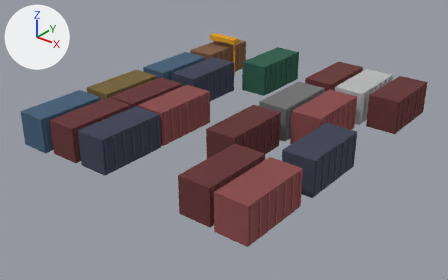
Renders of the glTF model data/models/board/scenery/saxarba/SMV_Seaport/SeaportSystem-01-Container-01-20Footer-1-05.glb from each side of a commit.
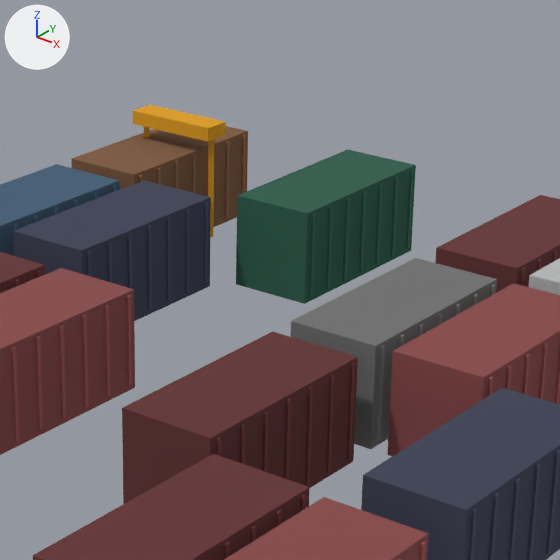
There are two pictures of each version: one whole from a 50 mm camera at (64.9, -84.3, 49.3) aimed at (-0.5, -2.6, -1.4), one close up on the part from 37% to 77% of the width and 0% to 63% of the height. The axes (+X, +Y, +Z) are drawn at upper left. The lights are the same throughout. The older version's two pictures come first. Where no turn or scale is listed for an object, it has been applied to the vertices. Vertices at exactly the same position are counted once.

Objects in the first close-up: 'SeaportSystem-01-Container-01-20Footer-1-05'.
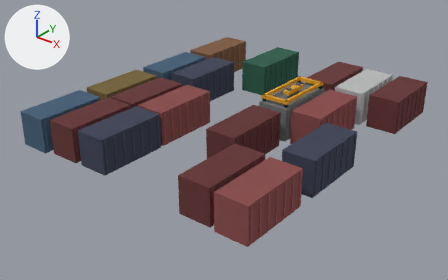
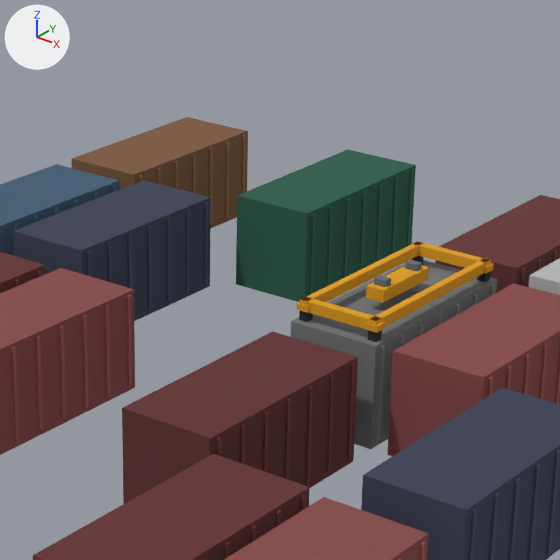
Commit message: seaport system

What differs and where, as boxes [x1, y1, x2, y2] in the close-ups (560 x 560 px; the box of a moved part takes in the faces that stretch with it):
'SeaportSystem-01-Container-01-20Footer-1-05', reshaped
    before: [0, 105, 560, 560]
    after: [0, 117, 560, 560]
part 1 of me_seaportsystem_01_container_01_20footer_1_05, added
    after: [368, 258, 491, 327]
part 2 of me_seaportsystem_01_container_01_20footer_1_05, added
    after: [299, 241, 423, 305]
part 3 of me_seaportsystem_01_container_01_20footer_1_05, added
    after: [300, 297, 382, 329]
part 4 of me_seaportsystem_01_container_01_20footer_1_05, added
    after: [368, 330, 382, 342]
part 5 of me_seaportsystem_01_container_01_20footer_1_05, added
    after: [365, 321, 385, 333]
part 6 of me_seaportsystem_01_container_01_20footer_1_05, added
    after: [299, 311, 313, 322]
part 7 of me_seaportsystem_01_container_01_20footer_1_05, added
    after: [297, 302, 309, 313]
part 8 of me_seaportsystem_01_container_01_20footer_1_05, added
    after: [413, 241, 491, 268]
part 9 of me_seaportsystem_01_container_01_20footer_1_05, added
    after: [477, 272, 490, 282]
part 10 of me_seaportsystem_01_container_01_20footer_1_05, added
    after: [484, 263, 494, 273]
part 11 of me_seaportsystem_01_container_01_20footer_1_05, added
    after: [411, 256, 423, 263]
part 12 of me_seaportsystem_01_container_01_20footer_1_05, moved or reshaped
    before: [133, 105, 225, 142]
    after: [366, 266, 429, 303]
part 13 of me_seaportsystem_01_container_01_20footer_1_05, added
    after: [374, 275, 391, 287]
part 14 of me_seaportsystem_01_container_01_20footer_1_05, added
    after: [405, 260, 422, 271]
part 15 of me_seaportsystem_01_container_01_20footer_1_05, deleted (mostly hidden)
    before: [144, 127, 150, 137]
part 16 of me_seaportsystem_01_container_01_20footer_1_05, deleted
    before: [208, 140, 214, 237]
part 17 of me_seaportsystem_01_container_01_20footer_1_05, recoloured (darker)
    both: [296, 260, 497, 345]

What changed in the scene script:
```text
Add mat_container_grabbers:
    mat_container_grabbers = bpy.data.materials.new('container-grabbers')
    mat_container_grabbers.use_nodes = True; mat_container_grabbers.node_tree.nodes.clear()
    _N = mat_container_grabbers.node_tree.nodes; _L = mat_container_grabbers.node_tree.links
    n0 = _N.new('ShaderNodeBsdfPrincipled'); n0.name = 'Principled BSDF'
    n0.inputs[2].default_value = 1.0  # 'Roughness'
    n1 = _N.new('ShaderNodeOutputMaterial'); n1.name = 'Material Output'
    n2 = _N.new('ShaderNodeVertexColor'); n2.name = 'Color Attribute'
    _L.new(n0.outputs[0], n1.inputs[0])  # 'BSDF' to 'Surface'
    _L.new(n2.outputs[0], n0.inputs[0])  # 'Color' to 'Base Color'
Change me_seaportsystem_01_container_01_20footer_1_05:
    remove me_seaportsystem_01_container_01_20footer_1_05.from_pydata(...)  # 2760 vertices, 4140 faces; spans x -25.6..24.7, y -28.6..30.6, z 0.0..8.5
    add me_seaportsystem_01_container_01_20footer_1_05.from_pydata(...)  # 2856 vertices, 4284 faces; spans x -25.6..24.7, y -28.6..30.6, z 0.0..8.2
    me_seaportsystem_01_container_01_20footer_1_05 part 1: a new loose piece, a box spanning x 9.61..10.09, y 1.75..14.25, z 7.02..7.67, in mat_container_grabbers
    me_seaportsystem_01_container_01_20footer_1_05 part 2: a new loose piece, a box spanning x 4.91..5.39, y 1.75..14.25, z 7.02..7.67, in mat_container_grabbers
    me_seaportsystem_01_container_01_20footer_1_05 part 3: a new loose piece, a box spanning x 4.9..10.1, y 1.8..2.4, z 7.02..7.67, in mat_container_grabbers
    me_seaportsystem_01_container_01_20footer_1_05 part 4: a new loose piece, a box spanning x 9.57..10.12, y 1.82..2.37, z 6.43..7.13, in mat_container_grabbers
    me_seaportsystem_01_container_01_20footer_1_05 part 5: a new loose piece, a box spanning x 9.45..10.25, y 1.7..2.5, z 7.05..7.45, in mat_container_grabbers
    me_seaportsystem_01_container_01_20footer_1_05 part 6: a new loose piece, a box spanning x 4.87..5.42, y 1.82..2.38, z 6.43..7.13, in mat_container_grabbers
    me_seaportsystem_01_container_01_20footer_1_05 part 7: a new loose piece, a box spanning x 4.75..5.55, y 1.7..2.5, z 7.05..7.45, in mat_container_grabbers
    me_seaportsystem_01_container_01_20footer_1_05 part 8: a new loose piece, a box spanning x 4.9..10.1, y 13.6..14.2, z 7.02..7.67, in mat_container_grabbers
    me_seaportsystem_01_container_01_20footer_1_05 part 9: a new loose piece, a box spanning x 9.58..10.12, y 13.62..14.18, z 6.43..7.13, in mat_container_grabbers
    me_seaportsystem_01_container_01_20footer_1_05 part 10: a new loose piece, a box spanning x 9.45..10.25, y 13.5..14.3, z 7.05..7.45, in mat_container_grabbers
    me_seaportsystem_01_container_01_20footer_1_05 part 11: a new loose piece, a box spanning x 4.88..5.43, y 13.62..14.18, z 6.43..7.13, in mat_container_grabbers
    me_seaportsystem_01_container_01_20footer_1_05 part 12: the loose piece of 8 vertices spanning x -25.1..-18.1, y 22.8..24.8, z 7.5..8.5 is turned 90 degrees about the z axis through its middle and scaled by 0.681, then moved by (29.1, -15.8, -0.5), in mat_container_grabbers
    me_seaportsystem_01_container_01_20footer_1_05 part 13: a new loose piece, a box spanning x 7.1..7.9, y 6.07..6.62, z 7.85..8.25, in mat_container_grabbers
    me_seaportsystem_01_container_01_20footer_1_05 part 14: a new loose piece, a box spanning x 7.1..7.9, y 9.38..9.93, z 7.85..8.25, in mat_container_grabbers
    me_seaportsystem_01_container_01_20footer_1_05 part 15: the loose piece of 8 vertices spanning x -24.9..-24.3, y 23.6..24.1, z 0.0..8.0 is deleted
    me_seaportsystem_01_container_01_20footer_1_05 part 16: the loose piece of 8 vertices spanning x -18.9..-18.3, y 23.6..24.1, z 0.0..8.0 is deleted
    me_seaportsystem_01_container_01_20footer_1_05 part 17: 180 kept faces spanning x 4.4..10.6, y 1.4..14.6, z 0.0..6.4 get new vertex colours; the middle colour goes from grey #868585 to grey #8a8d8d
    other edits to the shape of me_seaportsystem_01_container_01_20footer_1_05 do not show in these pictures
    add me_seaportsystem_01_container_01_20footer_1_05.materials.append(mat_container_grabbers)
```
